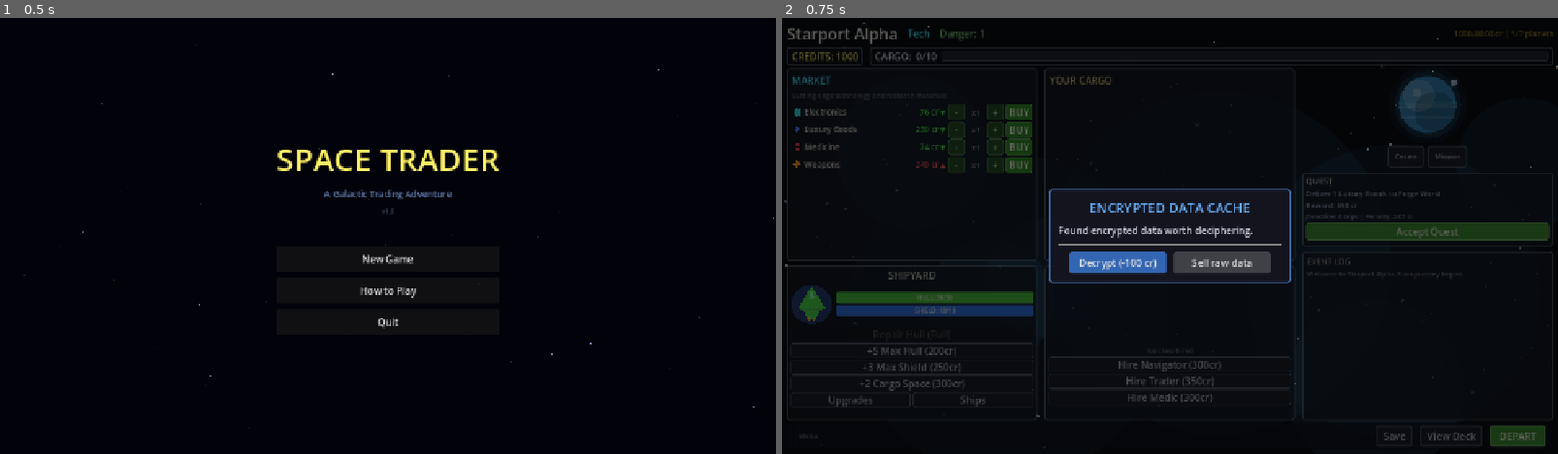
Above: before the commit, frames 1-2 (left to right).
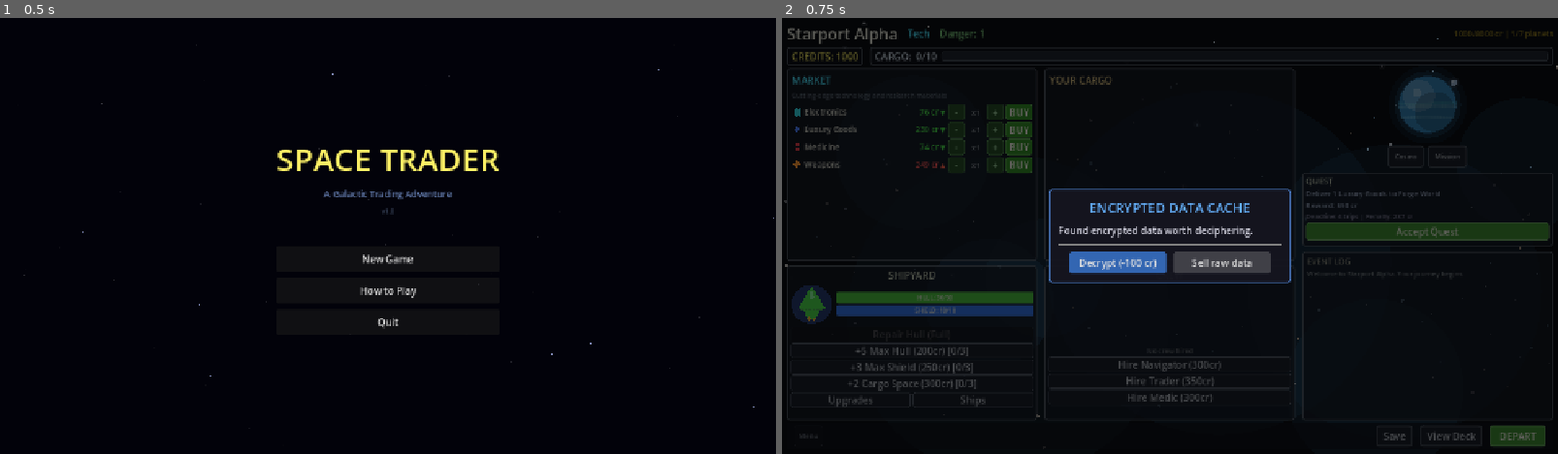
Above: after the commit, the same moments.

Repository: TestAndWin/space-trader
Game: Godot game, scene res://scenes/main_menu.tscn
Two runs of this game, one before a commit and one after it. Both use one fixed random seed, a clock stepped at 60 frames per second and the inputs below.
Inputs:
- Up to frame 1 (0.5 s): no input
- Up to frame 2 (0.75 s): click "New Game" at 0.5 s

Frame 1 is identical in both runs. In frame 2, 0.3% of the frame differs, in the area x 8-25%, y 75-86%.

Commit message:
Summary of all three game balance changes implemented: Peaceful Solution card behavior, minimum ship price, and upgrade purchase limits.

Diff:
--- a/data/ships/freighter.tres
+++ b/data/ships/freighter.tres
@@ -6,7 +6,7 @@
 script = ExtResource("1_sd1")
 ship_name = "Freighter"
 description = "Massive cargo hold, but weak defenses and a smaller hand."
-cost = 800
+cost = 1000
 base_max_hull = 25
 base_max_shield = 6
 base_cargo_capacity = 18
--- a/scripts/autoloads/game_manager.gd
+++ b/scripts/autoloads/game_manager.gd
@@ -23,6 +23,7 @@
 # Card / combat
 var deck: Array = []
 var installed_upgrades: Array = []
+var removed_cards: Array = []  # Permanently removed card paths
 var hand_size: int = 5
 var energy_per_turn: int = 3
 
@@ -43,6 +44,12 @@
 
 # Ship
 var current_ship: String = "res://data/ships/scout.tres"
+
+# Shipyard upgrade counters (max 3 each)
+const MAX_STAT_UPGRADES: int = 3
+var hull_upgrades_bought: int = 0
+var shield_upgrades_bought: int = 0
+var cargo_upgrades_bought: int = 0
 
 # Mission
 var mission_return_planet: String = ""
@@ -87,6 +94,10 @@
 	current_encounter = null
 	battle_result = ""
 	last_cargo_lost_text = ""
+	removed_cards.clear()
+	hull_upgrades_bought = 0
+	shield_upgrades_bought = 0
+	cargo_upgrades_bought = 0
 	build_starter_deck()
 	EventLog.clear()
 	EventLog.add_entry("Welcome to Starport Alpha. Your journey begins.")
@@ -162,6 +173,19 @@
 				cargo.remove_at(i)
 			cargo_changed.emit()
 			return
+
+
+# ── Card removal ─────────────────────────────────────────────────────────────
+
+func remove_card_permanently(card_path: String) -> void:
+	# Remove all copies from the deck
+	var i := deck.size() - 1
+	while i >= 0:
+		if deck[i] and deck[i].resource_path == card_path:
+			deck.remove_at(i)
+		i -= 1
+	if card_path not in removed_cards:
+		removed_cards.append(card_path)
 
 
 # ── Upgrades ─────────────────────────────────────────────────────────────────
--- a/scripts/autoloads/save_manager.gd
+++ b/scripts/autoloads/save_manager.gd
@@ -22,6 +22,10 @@
 		"total_flights": GameManager.total_flights,
 		"current_ship": GameManager.current_ship,
 		"installed_upgrades": GameManager.installed_upgrades.duplicate(),
+		"removed_cards": GameManager.removed_cards.duplicate(),
+		"hull_upgrades_bought": GameManager.hull_upgrades_bought,
+		"shield_upgrades_bought": GameManager.shield_upgrades_bought,
+		"cargo_upgrades_bought": GameManager.cargo_upgrades_bought,
 		"crew": GameManager.crew.duplicate(),
 		"deck_cards": _serialize_deck(),
 		"event_log": EventLog.get_entries() if has_node("/root/EventLog") else [],
@@ -66,6 +70,10 @@
 	GameManager.total_flights = int(data.get("total_flights", 0))
 	GameManager.current_ship = data.get("current_ship", "res://data/ships/scout.tres")
 	GameManager.installed_upgrades = data.get("installed_upgrades", [])
+	GameManager.removed_cards = data.get("removed_cards", [])
+	GameManager.hull_upgrades_bought = int(data.get("hull_upgrades_bought", 0))
+	GameManager.shield_upgrades_bought = int(data.get("shield_upgrades_bought", 0))
+	GameManager.cargo_upgrades_bought = int(data.get("cargo_upgrades_bought", 0))
 	GameManager.crew = data.get("crew", [])
 	_deserialize_deck(data.get("deck_cards", []))
 	# Restore event log
--- a/scripts/components/shipyard_panel.gd
+++ b/scripts/components/shipyard_panel.gd
@@ -278,9 +278,31 @@
 		repair_button.text = "Repair Hull (%dcr)" % repair_cost
 		repair_button.disabled = GameManager.credits < repair_cost
 
-	hull_upgrade_button.disabled = GameManager.credits < HULL_UPGRADE_COST
-	shield_upgrade_button.disabled = GameManager.credits < SHIELD_UPGRADE_COST
-	cargo_upgrade_button.disabled = GameManager.credits < CARGO_UPGRADE_COST
+	# Update upgrade buttons with remaining count
+	var hull_remaining: int = GameManager.MAX_STAT_UPGRADES - GameManager.hull_upgrades_bought
+	var shield_remaining: int = GameManager.MAX_STAT_UPGRADES - GameManager.shield_upgrades_bought
+	var cargo_remaining: int = GameManager.MAX_STAT_UPGRADES - GameManager.cargo_upgrades_bought
+
+	if hull_remaining <= 0:
+		hull_upgrade_button.text = "+%d Max Hull (MAX)" % HULL_UPGRADE_AMOUNT
+		hull_upgrade_button.disabled = true
+	else:
+		hull_upgrade_button.text = "+%d Max Hull (%dcr) [%d/%d]" % [HULL_UPGRADE_AMOUNT, HULL_UPGRADE_COST, GameManager.hull_upgrades_bought, GameManager.MAX_STAT_UPGRADES]
+		hull_upgrade_button.disabled = GameManager.credits < HULL_UPGRADE_COST
+
+	if shield_remaining <= 0:
+		shield_upgrade_button.text = "+%d Max Shield (MAX)" % SHIELD_UPGRADE_AMOUNT
+		shield_upgrade_button.disabled = true
+	else:
+		shield_upgrade_button.text = "+%d Max Shield (%dcr) [%d/%d]" % [SHIELD_UPGRADE_AMOUNT, SHIELD_UPGRADE_COST, GameManager.shield_upgrades_bought, GameManager.MAX_STAT_UPGRADES]
+		shield_upgrade_button.disabled = GameManager.credits < SHIELD_UPGRADE_COST
+
+	if cargo_remaining <= 0:
+		cargo_upgrade_button.text = "+%d Cargo Space (MAX)" % CARGO_UPGRADE_AMOUNT
+		cargo_upgrade_button.disabled = true
+	else:
+		cargo_upgrade_button.text = "+%d Cargo Space (%dcr) [%d/%d]" % [CARGO_UPGRADE_AMOUNT, CARGO_UPGRADE_COST, GameManager.cargo_upgrades_bought, GameManager.MAX_STAT_UPGRADES]
+		cargo_upgrade_button.disabled = GameManager.credits < CARGO_UPGRADE_COST
 
 
 func _on_repair_pressed() -> void:
@@ -299,11 +321,15 @@
 
 
 func _on_hull_upgrade_pressed() -> void:
+	if GameManager.hull_upgrades_bought >= GameManager.MAX_STAT_UPGRADES:
+		status_label.text = "Max hull upgrades reached!"
+		return
 	if not GameManager.remove_credits(HULL_UPGRADE_COST):
 		status_label.text = "Not enough credits!"
 		return
 	GameManager.max_hull += HULL_UPGRADE_AMOUNT
 	GameManager.current_hull += HULL_UPGRADE_AMOUNT
+	GameManager.hull_upgrades_bought += 1
 	EventLog.add_entry("Upgraded max hull by %d for %dcr." % [HULL_UPGRADE_AMOUNT, HULL_UPGRADE_COST])
 	status_label.text = "Max hull +%d" % HULL_UPGRADE_AMOUNT
 	_refresh_display()
@@ -311,11 +337,15 @@
 
 
 func _on_shield_upgrade_pressed() -> void:
+	if GameManager.shield_upgrades_bought >= GameManager.MAX_STAT_UPGRADES:
+		status_label.text = "Max shield upgrades reached!"
+		return
 	if not GameManager.remove_credits(SHIELD_UPGRADE_COST):
 		status_label.text = "Not enough credits!"
 		return
 	GameManager.max_shield += SHIELD_UPGRADE_AMOUNT
 	GameManager.current_shield += SHIELD_UPGRADE_AMOUNT
+	GameManager.shield_upgrades_bought += 1
 	EventLog.add_entry("Upgraded max shield by %d for %dcr." % [SHIELD_UPGRADE_AMOUNT, SHIELD_UPGRADE_COST])
 	status_label.text = "Max shield +%d" % SHIELD_UPGRADE_AMOUNT
 	_refresh_display()
@@ -323,10 +353,14 @@
 
 
 func _on_cargo_upgrade_pressed() -> void:
+	if GameManager.cargo_upgrades_bought >= GameManager.MAX_STAT_UPGRADES:
+		status_label.text = "Max cargo upgrades reached!"
+		return
 	if not GameManager.remove_credits(CARGO_UPGRADE_COST):
 		status_label.text = "Not enough credits!"
 		return
 	GameManager.cargo_capacity += CARGO_UPGRADE_AMOUNT
+	GameManager.cargo_upgrades_bought += 1
 	EventLog.add_entry("Upgraded cargo capacity by %d for %dcr." % [CARGO_UPGRADE_AMOUNT, CARGO_UPGRADE_COST])
 	status_label.text = "Cargo +%d" % CARGO_UPGRADE_AMOUNT
 	_refresh_display()
--- a/scripts/scenes/card_battle.gd
+++ b/scripts/scenes/card_battle.gd
@@ -292,7 +292,9 @@
 	elif card_data.special_effect == "skip_enemy_turn":
 		skip_enemy_turn = true
 	elif card_data.special_effect == "end_encounter":
-		_on_battle_won()
+		# Peaceful resolution: no win/loss, remove card permanently from deck
+		GameManager.remove_card_permanently(card_data.resource_path)
+		_on_battle_won_no_reward()
 		return
 	elif card_data.special_effect == "scavenge":
 		_resolve_scavenge()
